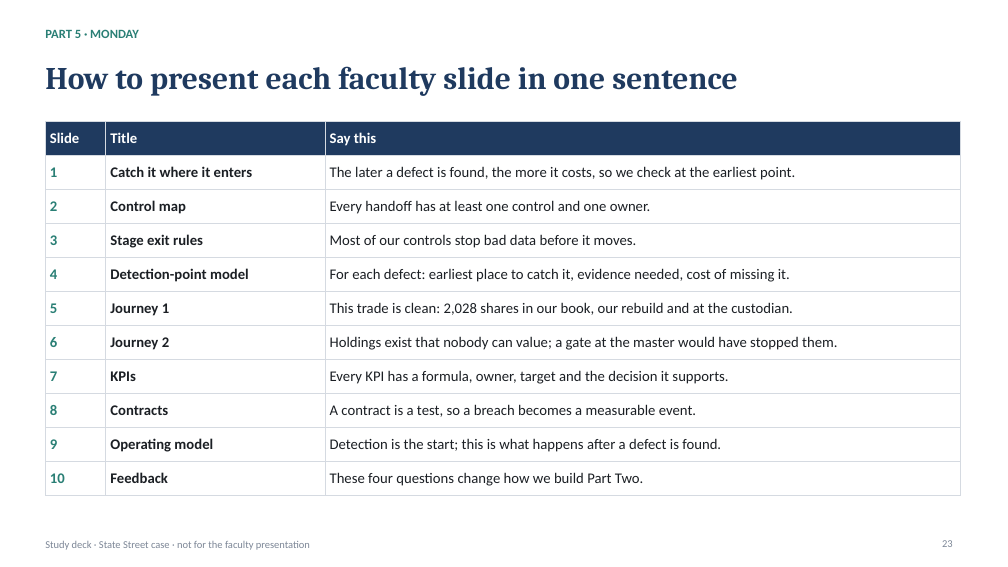
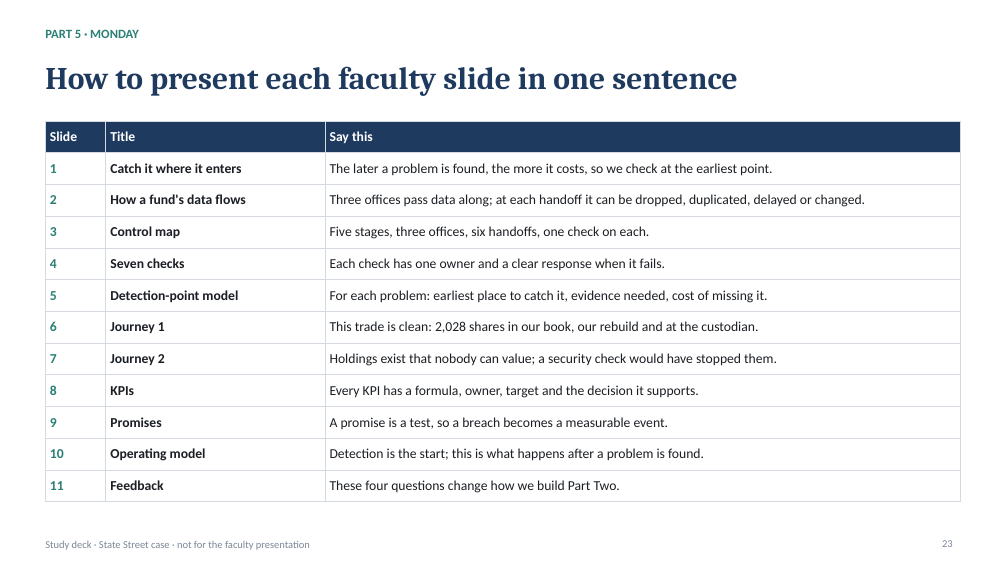
Before and after one commit to KevinRusu/BC-State-Street-Case-Competition, a slide deck: slide 23 of docs/Explainer_Deck.pptx. Drawn at 1008x567 pixels with LibreOffice and Linux fonts; fonts in the diff are those of the drawing. Boxes give left, top, right and bottom in pixels: in the first picture for what was removed or moved away, otherwise in the second. Text is boxed around its words. In the diff, an @@ line names an element or a change of style, - is before the commit and + after.

```diff
--- a/docs/Explainer_Deck.pptx
+++ b/docs/Explainer_Deck.pptx
@@ table at bbox=[45, 121, 960, 497] @@
-row 2: 1 | Catch it where it enters | The later a defect is found, the more it costs, so we check at the earliest point.
-row 3: 2 | Control map | Every handoff has at least one control and one owner.
-row 4: 3 | Stage exit rules | Most of our controls stop bad data before it moves.
-row 5: 4 | Detection-point model | For each defect: earliest place to catch it, evidence needed, cost of missing it.
-row 6: 5 | Journey 1 | This trade is clean: 2,028 shares in our book, our rebuild and at the custodian.
-row 7: 6 | Journey 2 | Holdings exist that nobody can value; a gate at the master would have stopped them.
-row 8: 7 | KPIs | Every KPI has a formula, owner, target and the decision it supports.
-row 9: 8 | Contracts | A contract is a test, so a breach becomes a measurable event.
-row 10: 9 | Operating model | Detection is the start; this is what happens after a defect is found.
-row 11: 10 | Feedback | These four questions change how we build Part Two.
+row 2: 1 | Catch it where it enters | The later a problem is found, the more it costs, so we check at the earliest point.
+row 3: 2 | How a fund's data flows | Three offices pass data along; at each handoff it can be dropped, duplicated, delayed or changed.
+row 4: 3 | Control map | Five stages, three offices, six handoffs, one check on each.
+row 5: 4 | Seven checks | Each check has one owner and a clear response when it fails.
+row 6: 5 | Detection-point model | For each problem: earliest place to catch it, evidence needed, cost of missing it.
+row 7: 6 | Journey 1 | This trade is clean: 2,028 shares in our book, our rebuild and at the custodian.
+row 8: 7 | Journey 2 | Holdings exist that nobody can value; a security check would have stopped them.
+row 9: 8 | KPIs | Every KPI has a formula, owner, target and the decision it supports.
+row 10: 9 | Promises | A promise is a test, so a breach becomes a measurable event.
+row 11: 10 | Operating model | Detection is the start; this is what happens after a problem is found.
+row 12: 11 | Feedback | These four questions change how we build Part Two.
```
Also in this commit, not shown: 12 other slides changed, 2 slides added, 2 slides removed, 25 other files.
